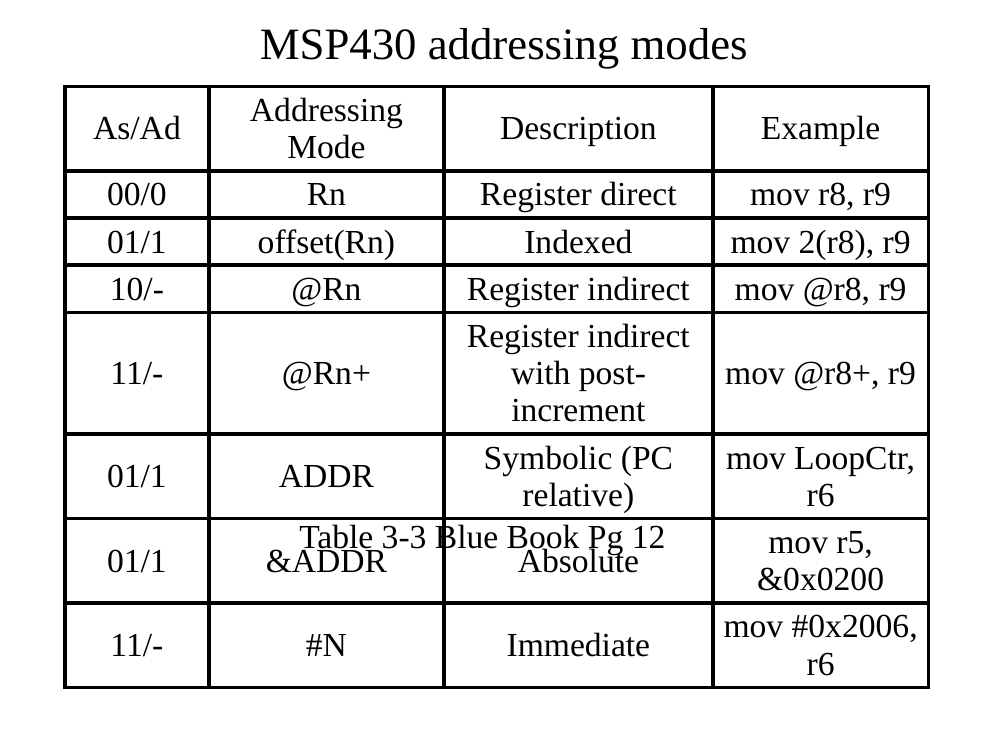
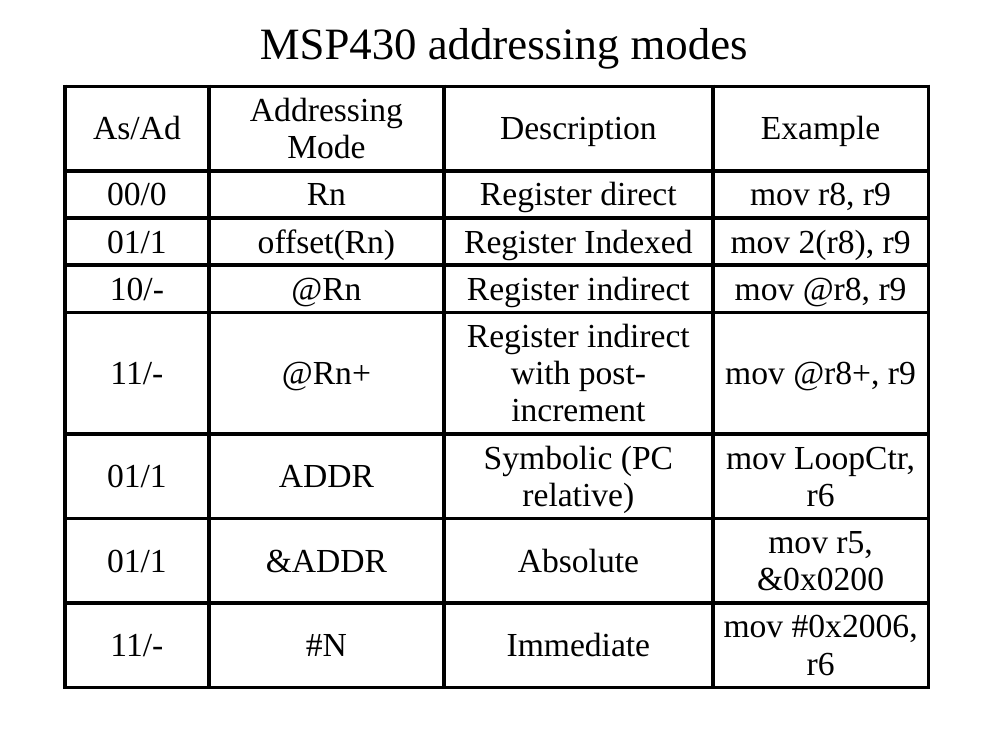
Before and after one commit to pw4rn3r/ECE382, a slide deck: slide 4 of notes/L4/Lsn4.pptx (slide 24 before the commit). Drawn at 1008x756 pixels with LibreOffice and Linux fonts; fonts in the diff are those of the drawing. Boxes give left, top, right and bottom in pixels: in the first picture for what was removed or moved away, otherwise in the second. Text is boxed around its words. In the diff, an @@ line names an element or a change of style, - is before the commit and + after.

```diff
--- a/notes/L4/Lsn4.pptx
+++ b/notes/L4/Lsn4.pptx
@@ table at (66,87,928,680) @@
-row 3, column 3: Indexed
+row 3, column 3: Register Indexed
@@ text removed at (299,521,666,554) @@
-Table 3-3 Blue Book Pg 12
```
Also in this commit, not shown: 14 other slides changed, 21 slides added, 10 slides removed.
